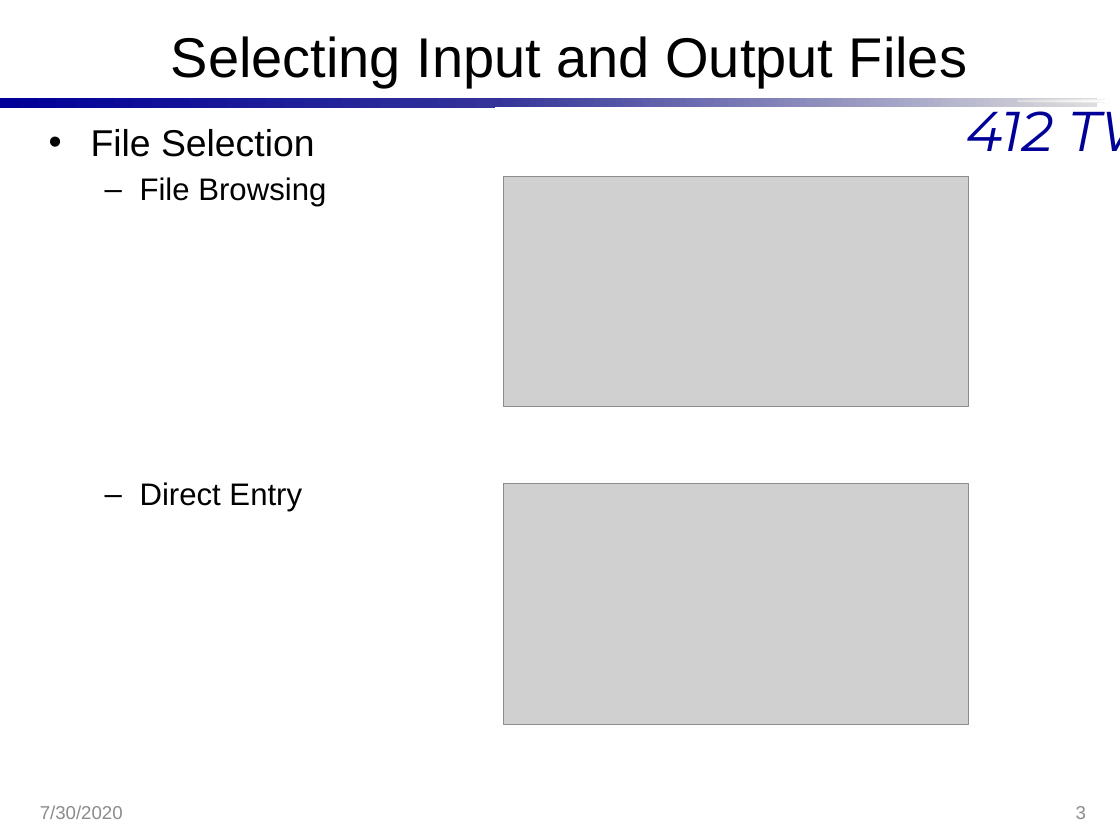
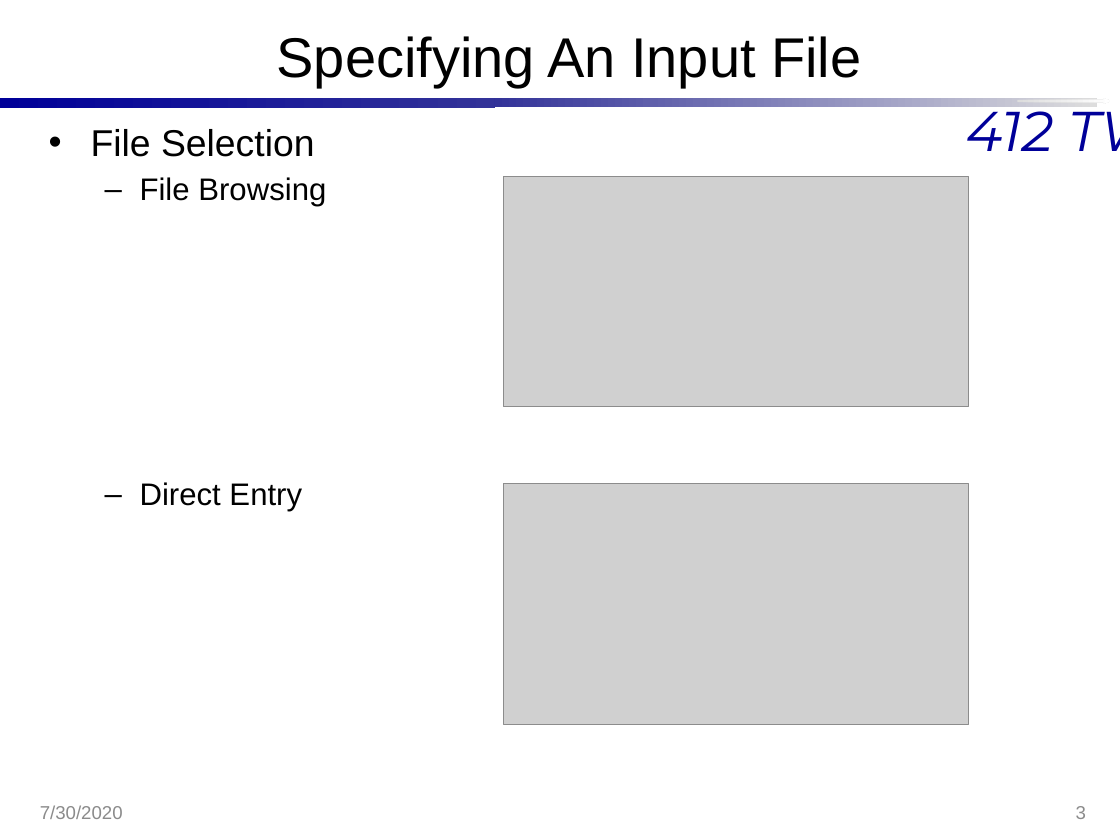
Before and after one commit to Hannsel101/PCIP_Intern_Proj_1, a slide deck: slide 3 of BestXYZ_Presentation.pptx. Drawn at 1120x840 pixels with LibreOffice and Linux fonts; fonts in the diff are those of the drawing; grey boxes stand for pictures; background and template pictures are left out. Boxes give left, top, right and bottom in pixels: in the first picture for what was removed or moved away, otherwise in the second. Text is boxed around its words. In the diff, an @@ line names an element or a change of style, - is before the commit and + after.

Commit message:
updated the slides

```diff
--- a/BestXYZ_Presentation.pptx
+++ b/BestXYZ_Presentation.pptx
@@ title at (277, 36, 861, 87): text changed @@
-Selecting Input and Output Files
+Specifying An Input File
```
Also in this commit, not shown: 2 slides added, 2 other files.
